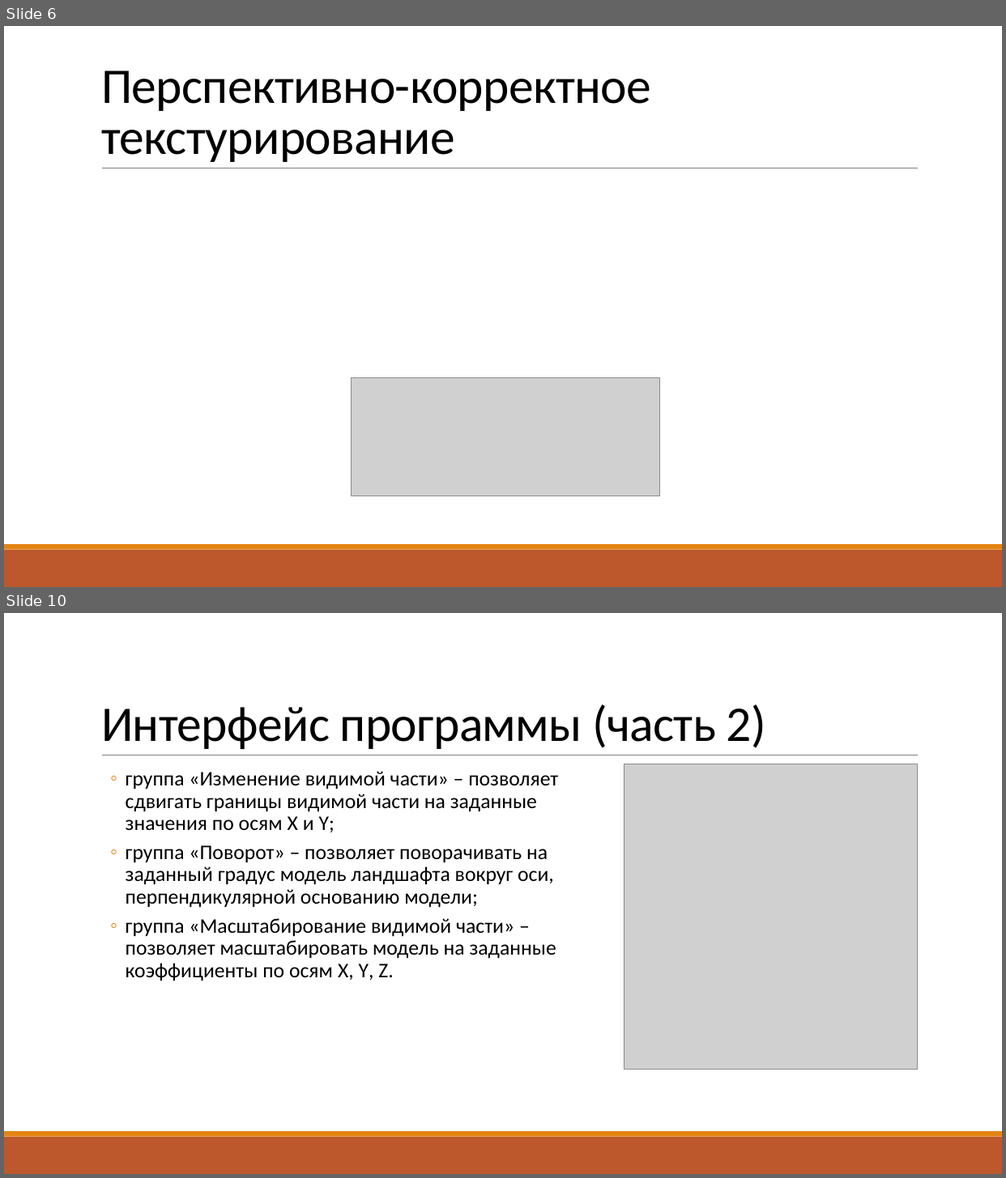
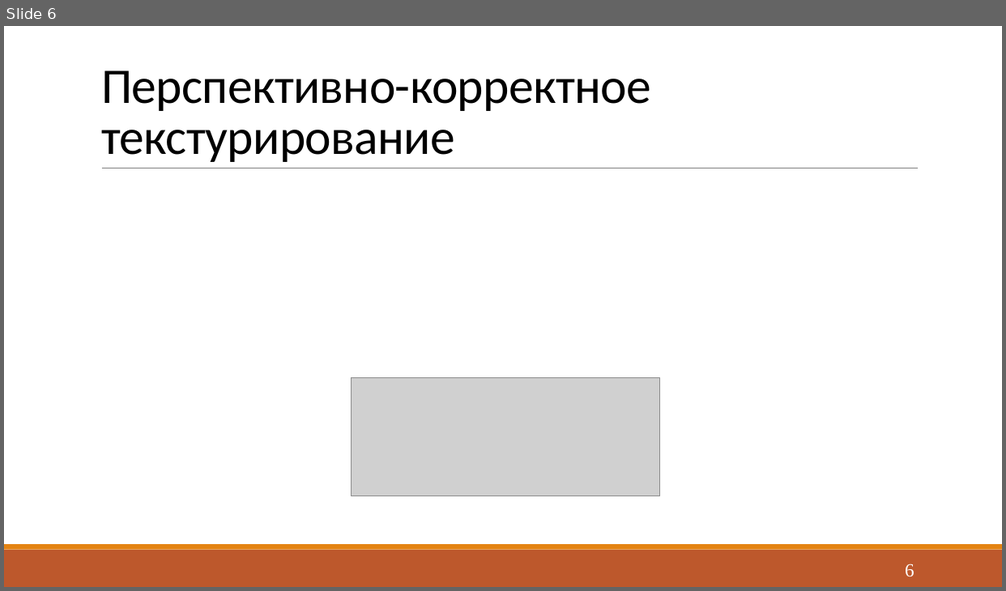
Before and after one commit to Yokud/CGCourseWork, a slide deck: docs/rpz/Presentation.pptx. Shown one above the other, each under a label of ours: slides 6 and 10 before the commit, slide 6 after it; the slides between them are not shown. The pictures are 1006x1178 and 1006x591 pixels, drawn with LibreOffice and Linux fonts; fonts in the diff are those of the drawing; grey boxes stand for pictures. Boxes give left, top, right and bottom in pixels: in the first picture for what was removed or moved away, otherwise in the second. Text is boxed around its words. In the diff, an @@ line names an element or a change of style, - is before the commit and + after.

```diff
--- a/docs/rpz/Presentation.pptx
+++ b/docs/rpz/Presentation.pptx
@@ slide 10 removed at (x1=4, y1=613, x2=1002, y2=1174), background #FFFFFF; not listed: 3 template elements that a slide beside it also shows @@
@@ title removed at (x1=101, y1=705, x2=766, y2=749) @@
-Интерфейс программы (часть 2)
@@ text removed at (x1=126, y1=771, x2=558, y2=982) @@
-  ◦ группа «Изменение видимой части» – позволяет сдвигать границы видимой части на заданные значения по осям X и Y;
-  ◦ группа «Поворот» – позволяет поворачивать на заданный градус модель ландшафта вокруг оси, перпендикулярной основанию модели;
-  ◦ группа «Масштабирование видимой части» – позволяет масштабировать модель на заданные коэффициенты по осям X, Y, Z.
@@ picture removed at (x1=624, y1=764, x2=918, y2=1070) @@
@@ slide 6 changed as well @@
@@ page number added at (x1=905, y1=564, x2=914, y2=577), 18 pt, text #FFFFFF @@
+6
```
Also in this commit, not shown: 8 other slides changed, 6 slides added, 5 other slides removed, 4 other files.
